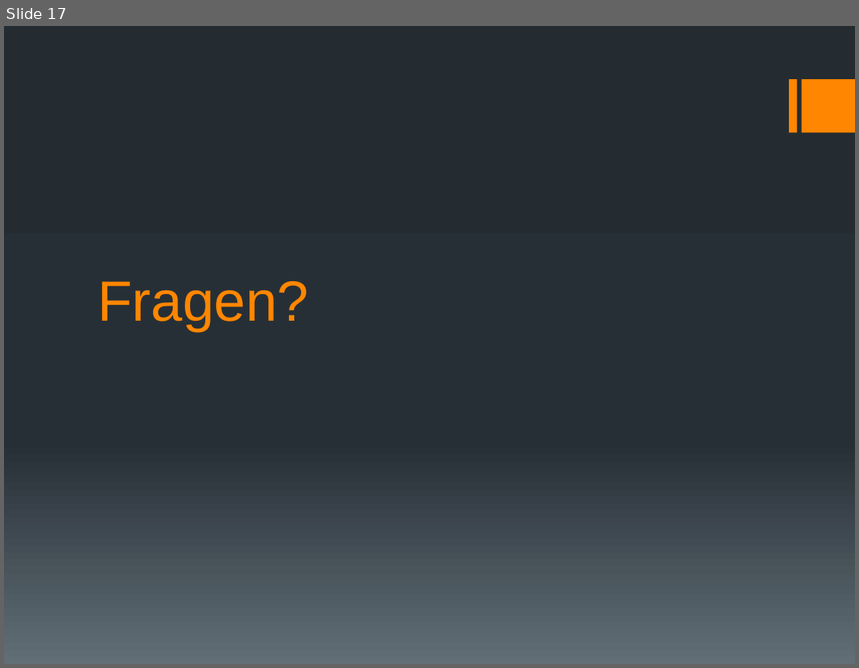
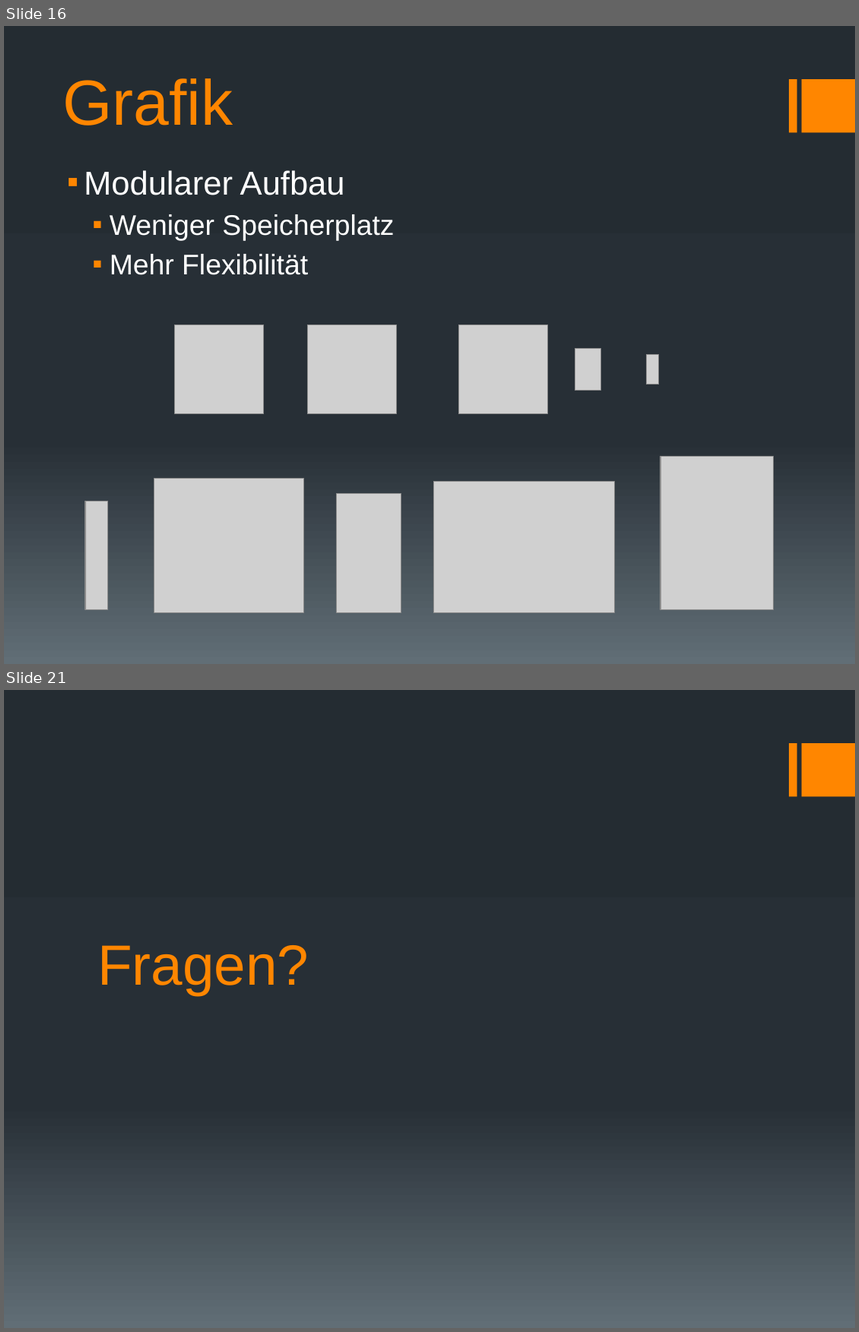
Before and after one commit to docker-apps/Docker, a slide deck: Documents/Design/Design_Präsentation_v1.pptx. Shown one above the other, each under a label of ours: slide 17 before the commit, slides 16 and 21 after it; the slides between them are not shown. The pictures are 859x668 and 859x1332 pixels, drawn with LibreOffice and Linux fonts; fonts in the diff are those of the drawing; grey boxes stand for pictures. Boxes give left, top, right and bottom in pixels: in the first picture for what was removed or moved away, otherwise in the second. Text is boxed around its words. In the diff, an @@ line names an element or a change of style, - is before the commit and + after.

Commit message:
Präsentation um Grafikteil erweitert.

```diff
--- a/Documents/Design/Design_Präsentation_v1.pptx
+++ b/Documents/Design/Design_Präsentation_v1.pptx
@@ slide 16 added at [4, 26, 855, 664], background gradient #242C33 to #273037 to #636D76; not listed: 2 template elements that a slide beside it also shows @@
@@ title added at [63, 78, 233, 126], 54 pt, text #FF8600 @@
+Grafik
@@ text added at [84, 170, 394, 275], 24 pt, text #FFFFFF @@
+▪ Modularer Aufbau
+  ▪ Weniger Speicherplatz
+  ▪ Mehr Flexibilität
@@ group added at [175, 325, 659, 414]: 5 pictures @@
@@ group added at [86, 457, 773, 613]: 5 pictures @@
@@ what was slide 17 is now slide 21 @@
```
Also in this commit, not shown: 4 other slides added, 1 slide removed, 13 other files.
